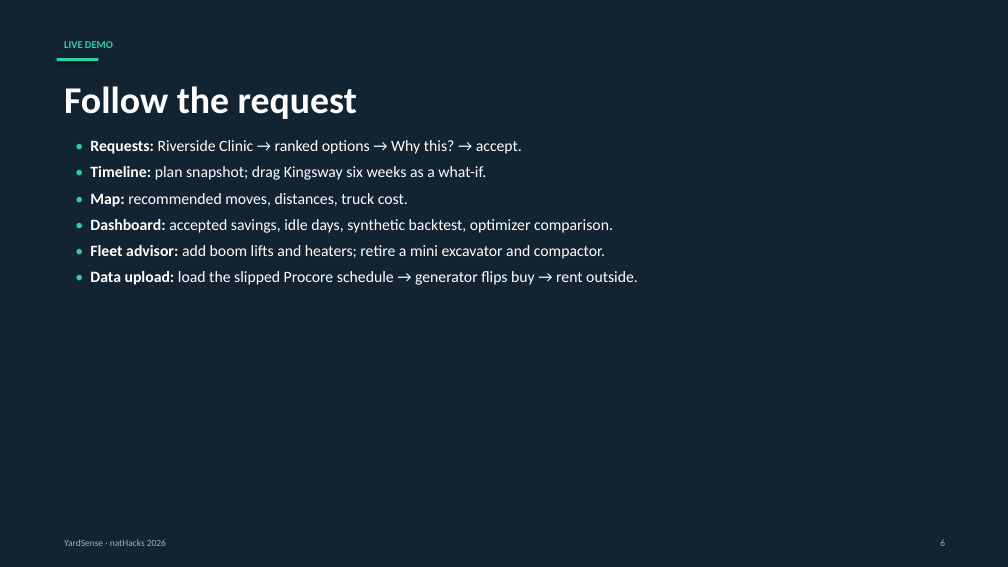
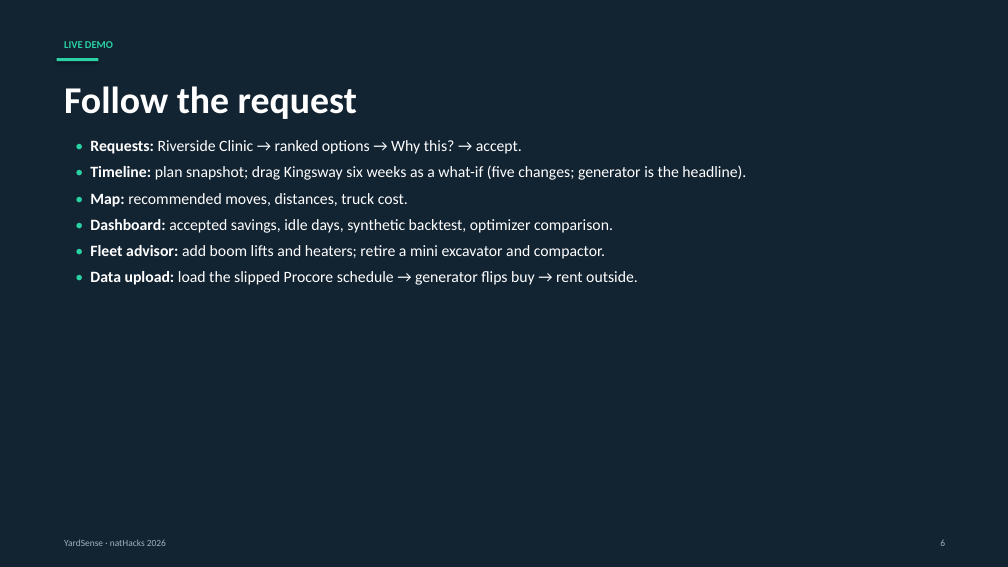
Before and after one commit to singhg349-wq/yardsense-nathacks26, a slide deck: slide 6 of pitch/YardSense-natHacks-2026.pptx. Drawn at 1008x567 pixels with LibreOffice and Linux fonts; fonts in the diff are those of the drawing. Boxes give left, top, right and bottom in pixels: in the first picture for what was removed or moved away, otherwise in the second. Text is boxed around its words. In the diff, an @@ line names an element or a change of style, - is before the commit and + after.

Commit message:
Clarify that the what-if re-plans the whole group plan
- Pitch script, deck, runbook and PPTX say five recommendations change; the generator is the headline
- Regenerate the deck with the updated demo cue

```diff
--- a/pitch/YardSense-natHacks-2026.pptx
+++ b/pitch/YardSense-natHacks-2026.pptx
@@ text at [90,165,746,180]: text changed @@
-• Timeline: plan snapshot; drag Kingsway six weeks as a what-if.
+• Timeline: plan snapshot; drag Kingsway six weeks as a what-if (five changes; generator is the headline).
```
Also in this commit, not shown: 3 other files.
